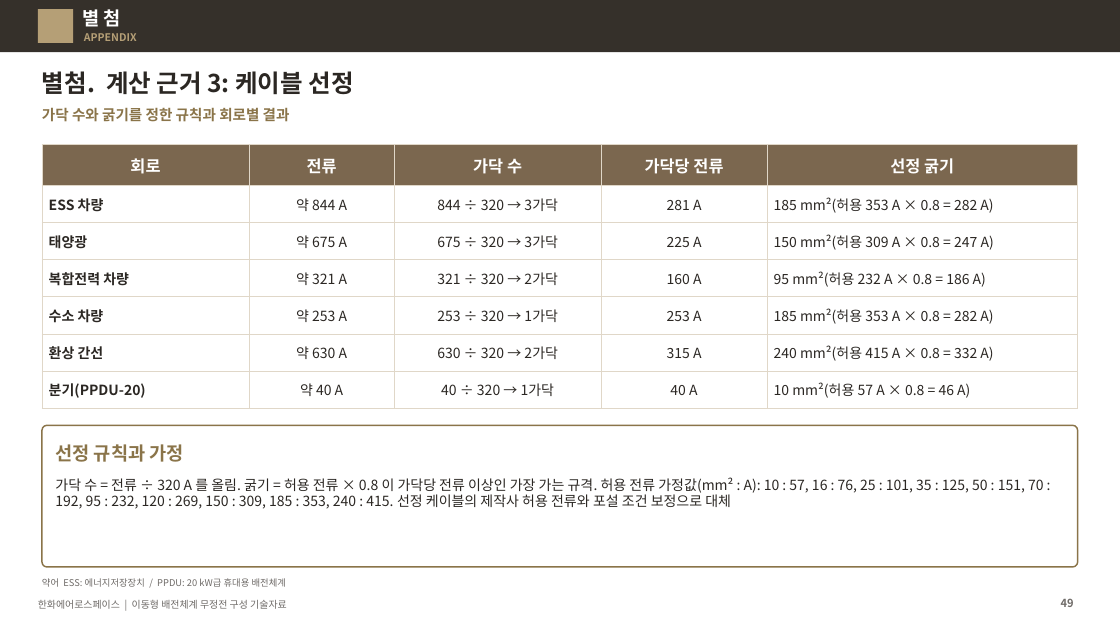
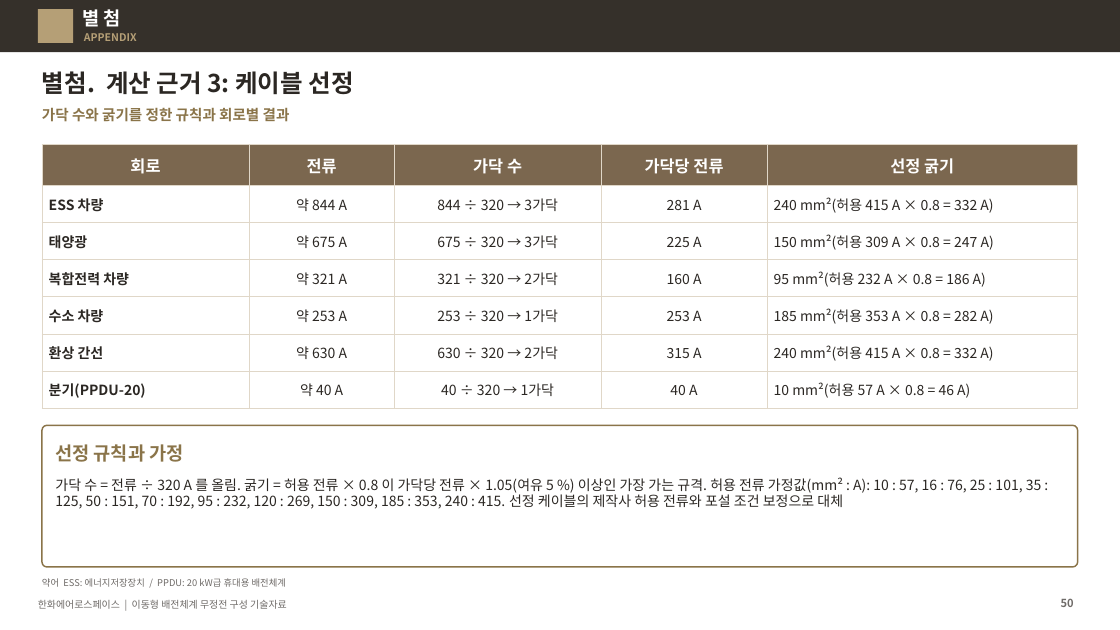
Before and after one commit to byunjd112-hue/headroom, a slide deck: slide 50 of mobile_ems/docs/out/IFPS_이동형배전체계_무정전구성_기술자료_Rev72.pptx (slide 49 before the commit). Drawn at 1120x630 pixels with LibreOffice and Linux fonts; fonts in the diff are those of the drawing. Boxes give left, top, right and bottom in pixels: in the first picture for what was removed or moved away, otherwise in the second. Text is boxed around its words. In the diff, an @@ line names an element or a change of style, - is before the commit and + after.

```diff
--- a/mobile_ems/docs/out/IFPS_이동형배전체계_무정전구성_기술자료_Rev72.pptx
+++ b/mobile_ems/docs/out/IFPS_이동형배전체계_무정전구성_기술자료_Rev72.pptx
@@ table at (42, 145, 1079, 402) @@
-row 2, column 5: 185 mm²(허용 353 A × 0.8 = 282 A)
+row 2, column 5: 240 mm²(허용 415 A × 0.8 = 332 A)
@@ text at (55, 477, 1042, 509): text changed @@
-가닥 수 = 전류 ÷ 320 A 를 올림. 굵기 = 허용 전류 × 0.8 이 가닥당 전류 이상인 가장 가는 규격. 허용 전류 가정값(mm² : A): 10 : 57, 16 : 76, 25 : 101, 35 : 125, 50 : 151, 70 : 192, 95 : 232, 120 : 269, 150 : 309, 185 : 353, 240 : 415. 선정 케이블의 제작사 허용 전류와 포설 조건 보정으로 대체
+가닥 수 = 전류 ÷ 320 A 를 올림. 굵기 = 허용 전류 × 0.8 이 가닥당 전류 × 1.05(여유 5 %) 이상인 가장 가는 규격. 허용 전류 가정값(mm² : A): 10 : 57, 16 : 76, 25 : 101, 35 : 125, 50 : 151, 70 : 192, 95 : 232, 120 : 269, 150 : 309, 185 : 353, 240 : 415. 선정 케이블의 제작사 허용 전류와 포설 조건 보정으로 대체
@@ page number at (1061, 598, 1074, 607): text changed @@
-49
+50
```
Also in this commit, not shown: 15 other slides changed, 1 slide added, 5 other files.
